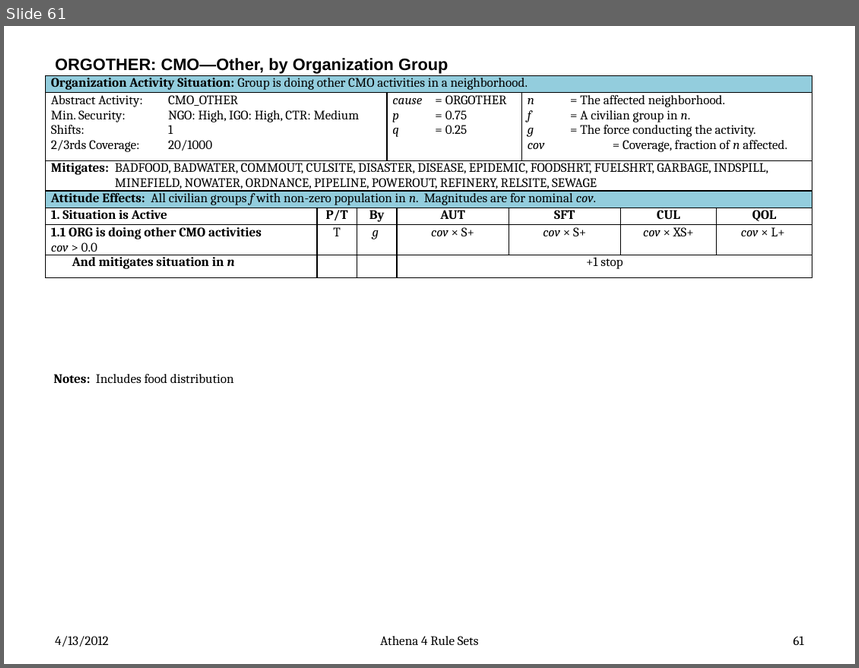
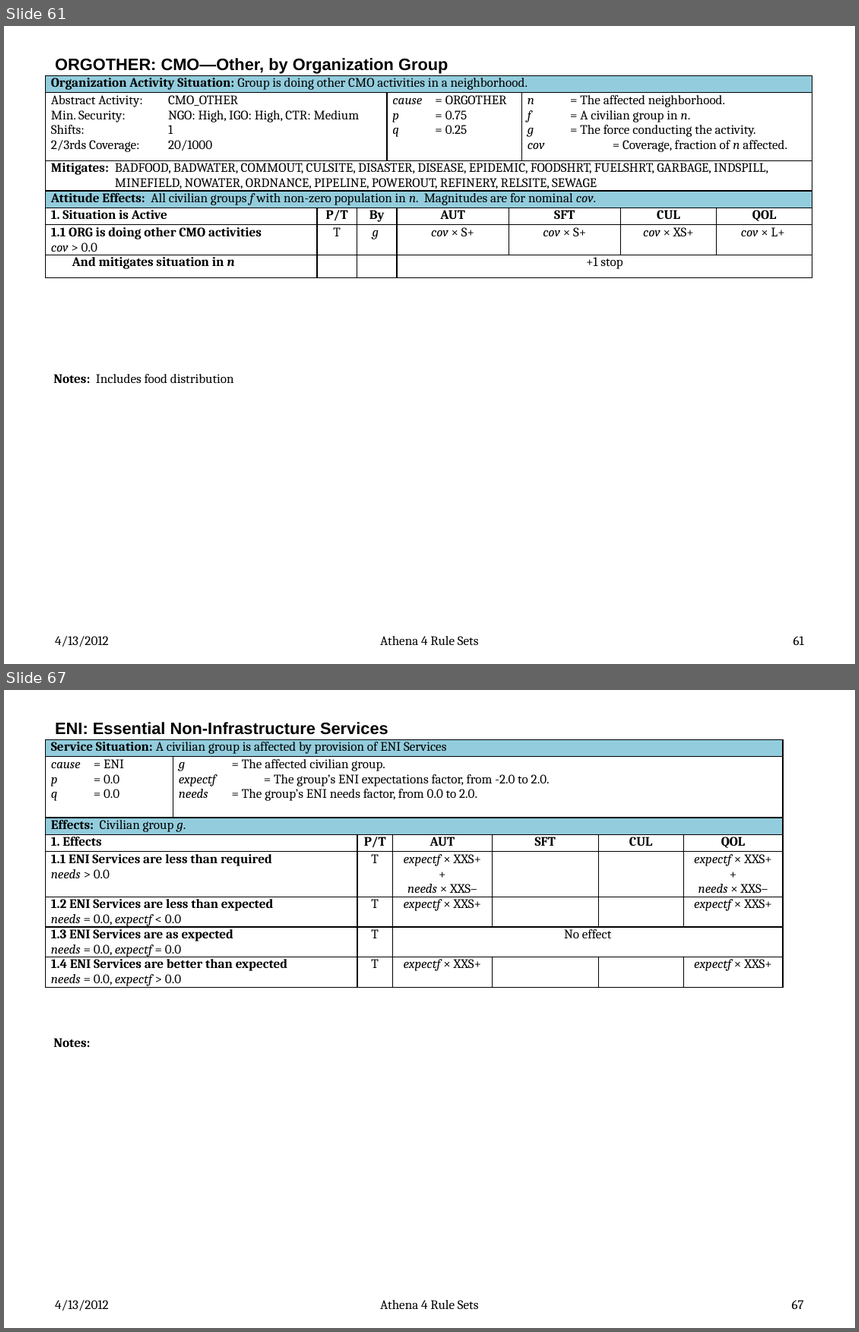
Before and after one commit to AthenaModel/athena-legacy, a slide deck: docs/dev/rules.pptx. Shown one above the other, each under a label of ours: slide 61 before the commit, slides 61 and 67 after it; the slides between them are not shown. The pictures are 859x668 and 859x1332 pixels, drawn with LibreOffice and Linux fonts; fonts in the diff are those of the drawing. Boxes give left, top, right and bottom in pixels: in the first picture for what was removed or moved away, otherwise in the second. Text is boxed around its words. In the diff, an @@ line names an element or a change of style, - is before the commit and + after.

Commit message:
Got all rule sets but CONTROL.

```diff
--- a/docs/dev/rules.pptx
+++ b/docs/dev/rules.pptx
@@ slide 67 added at box(4, 690, 855, 1328), background #FFFFFF @@
@@ title added at box(55, 722, 389, 735), 14 pt, text #000000, bold @@
+ENI: Essential Non-Infrastructure Services
@@ table added at box(45, 739, 784, 992), 8 rows, 7 columns @@
+Service Situation: A civilian group is affected by provision of ENI Services |  |  |  |  |  | 
+cause = ENI / p = 0.0 / q = 0.0 | g = The affected civilian group. / expectf = The group’s ENI expectations factor, from -2.0 to 2.0. / needs = The group’s ENI needs factor, from 0.0 to 2.0. |  |  |  |  | 
+Effects: Civilian group g. |  |  |  |  |  | 
+1. Effects |  | P/T | AUT | SFT | CUL | QOL
+1.1 ENI Services are less than required / needs > 0.0 |  | T | expectf × XXS+ / + / needs × XXS– |  |  | expectf × XXS+ / + / needs × XXS–
+1.2 ENI Services are less than expected / needs = 0.0, expectf < 0.0 |  | T | expectf × XXS+ |  |  | expectf × XXS+
+1.3 ENI Services are as expected / needs = 0.0, expectf = 0.0 |  | T | No effect |  |  | 
+1.4 ENI Services are better than expected / needs = 0.0, expectf > 0.0 |  | T | expectf × XXS+ |  |  | expectf × XXS+
@@ text added at box(53, 1038, 90, 1047), 11 pt, text #000000, bold @@
+Notes:
@@ text added at box(55, 1300, 109, 1311), 11 pt, text #000000 @@
+4/13/2012
@@ text added at box(380, 1300, 479, 1309), 11 pt, text #000000 @@
+Athena 4 Rule Sets
@@ page number added at box(792, 1300, 804, 1309), 11 pt, text #000000 @@
+67
```
Also in this commit, not shown: 5 other slides added.
